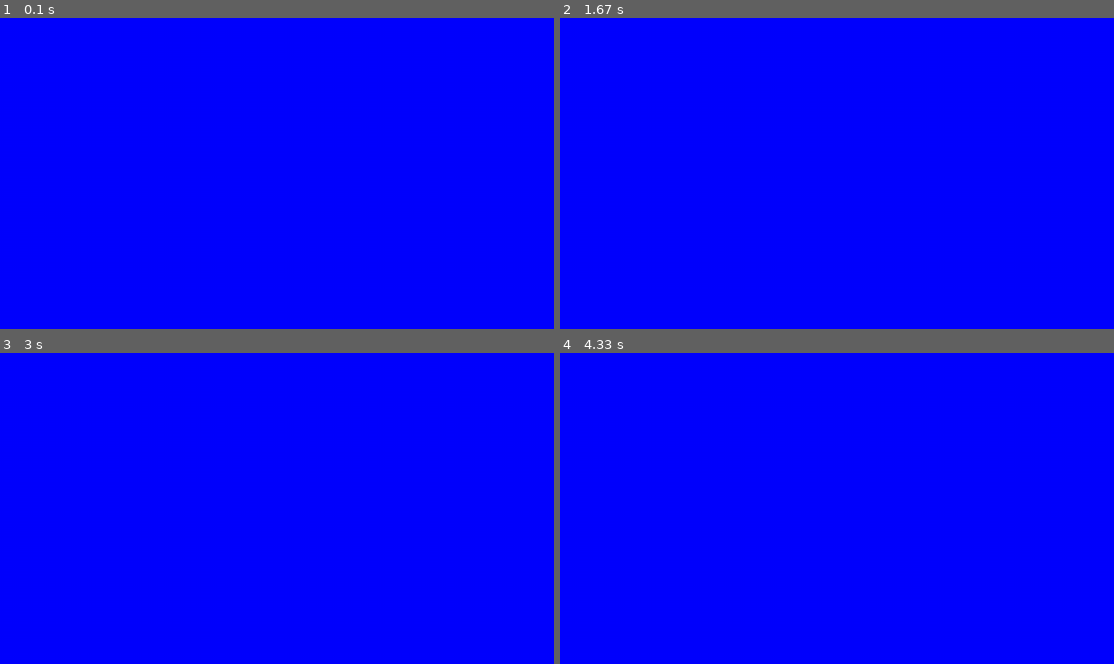
Above: before the commit, frames 1-4 (two rows, left to right).
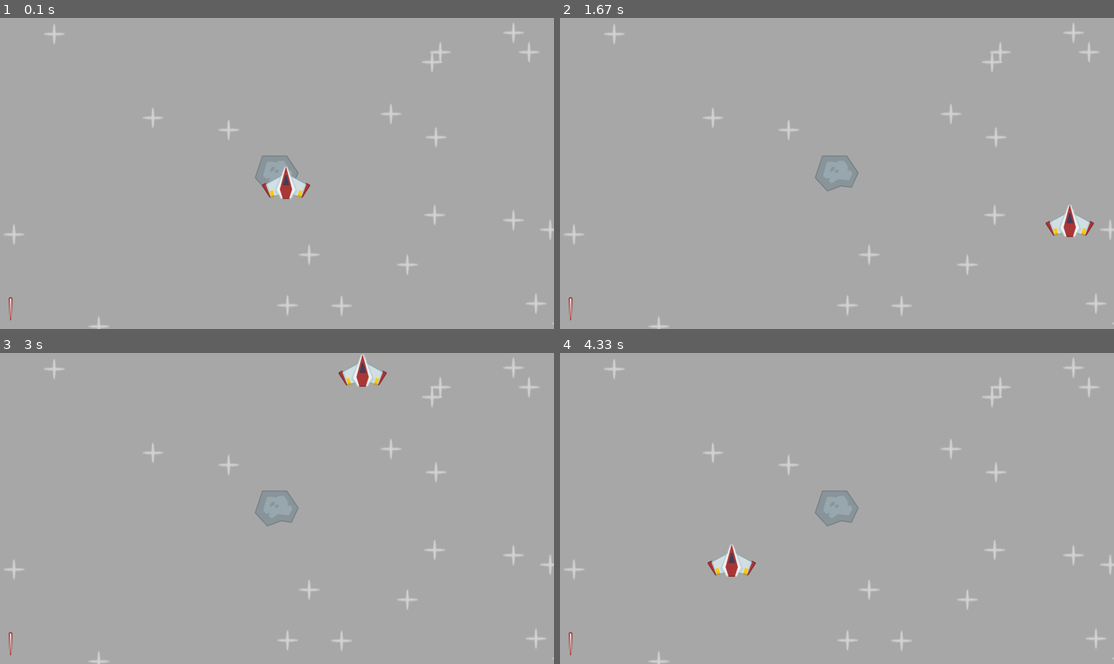
Above: after the commit, the same moments.

Repository: tarsier76/Pygame_Projects
Game: pygame game, started from Space Shooter/code/main.py
Same seed, same stepped clock (60 frames per second), same inputs: the game is played once before the commit and once after it.
Inputs:
- Up to frame 1 (0.1 s): no input
- Up to frame 2 (1.67 s): no input
- Up to frame 3 (3 s): no input
- Up to frame 4 (4.33 s): no input

The runs differ from the first frame. In frame 1, 100% of the frame differs, in the area x 0-100%, y 0-100%; in frame 2, 100%; in frame 3, 100%; in frame 4, 100%.

Commit message:
Added prototype movement

Diff:
--- a/Space Shooter/code/main.py
+++ b/Space Shooter/code/main.py
@@ -1,16 +1,45 @@
 import pygame
+from random import randint
 
 pygame.init()
 WINDOW_WIDTH, WINDOW_HEIGHT = 1280, 720
 display_surface = pygame.display.set_mode((WINDOW_WIDTH, WINDOW_HEIGHT))
 pygame.display.set_caption('Space Shooter')
 running = True
+clock = pygame.time.Clock()
+
+player_surf = pygame.image.load('../images/player.png').convert_alpha()
+player_rect = player_surf.get_frect(center=(WINDOW_WIDTH / 2, WINDOW_HEIGHT / 2))
+player_direction = pygame.math.Vector2(1,1)
+player_speed = 330
+
+star_surf = pygame.image.load('../images/star.png').convert_alpha()
+star_positions = [(randint(0, WINDOW_WIDTH), randint(0, WINDOW_HEIGHT)) for time in range(20)]
+
+meteor_surf = pygame.image.load('../images/meteor.png').convert_alpha()
+meteor_rect = meteor_surf.get_frect(center=(WINDOW_WIDTH / 2, WINDOW_HEIGHT / 2))
+
+laser_surf = pygame.image.load('../images/laser.png').convert_alpha()
+laser_rect = laser_surf.get_frect(bottomleft=(20, WINDOW_HEIGHT- 20))
 
 while running:
+    dt = clock.tick(60) / 1000
     for event in pygame.event.get():
         if event.type == pygame.QUIT:
             running = False
-    display_surface.fill(color='blue')
+    display_surface.fill(color='darkgray')
+    for position in star_positions:
+        display_surface.blit(star_surf, position)
+    display_surface.blit(meteor_surf, meteor_rect)
+    display_surface.blit(laser_surf, laser_rect)
+
+    display_surface.blit(player_surf, player_rect)
+    player_rect.center += player_direction * dt * player_speed
+    if player_rect.right > WINDOW_WIDTH or player_rect.left < 0:
+        player_direction.x *= -1
+    if player_rect.bottom > WINDOW_HEIGHT or player_rect.top < 0:
+        player_direction.y *= -1
+
     pygame.display.update()
 
 pygame.quit()
